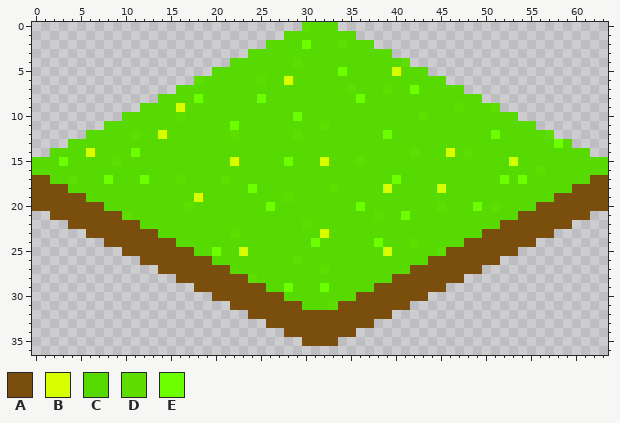
Edited in one commit: pixel-art sprite (Assets/Resources/Tiles/GreenVillage/grassFloor.png). Above is the file before it was changed.
The file is 64x64 pixels. Shown: x 0..63, y 0..36.
Palette (. is transparent): A #7a4e0c  B #d8ff00  C #57da01  D #5ede00  E #6cff00
New version:
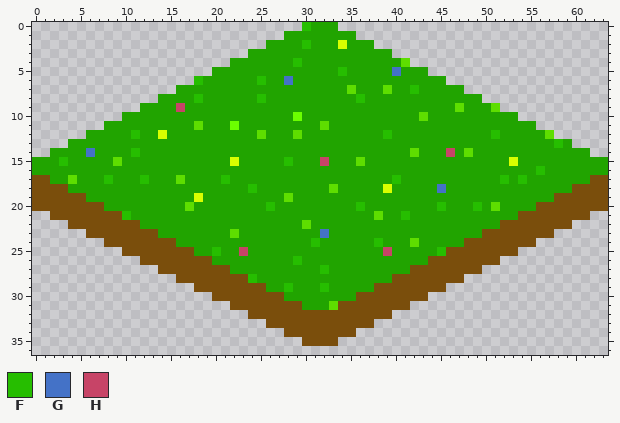
Colours new in this view: F #26be00  G #4472c7  H #c74467
Difference:
{"colour":"C","old":"#57da01","new":"#21a400"}
{"y":0,"x":30,"old":"D","new":"F"}
{"y":2,"x":30,"old":"E","new":"F"}
{"y":2,"x":34,"old":"D","new":"B"}
{"y":4,"x":29,"old":"D","new":"F"}
{"y":5,"x":34,"old":"E","new":"F"}
{"y":5,"x":40,"old":"B","new":"G"}
{"y":6,"x":18,"old":"D","new":"F"}
{"y":6,"x":25,"old":"D","new":"F"}
{"y":6,"x":28,"old":"B","new":"G"}
{"y":7,"x":42,"old":"E","new":"F"}
{"y":8,"x":18,"old":"E","new":"F"}
{"y":8,"x":25,"old":"E","new":"F"}
{"y":8,"x":36,"old":"E","new":"F"}
{"y":9,"x":16,"old":"B","new":"H"}
{"y":10,"x":16,"old":"D","new":"C"}
{"y":11,"x":18,"old":"C","new":"D"}
{"y":12,"x":11,"old":"D","new":"F"}
{"y":12,"x":22,"old":"D","new":"C"}
{"y":12,"x":25,"old":"C","new":"D"}
{"y":12,"x":39,"old":"E","new":"F"}
{"y":12,"x":51,"old":"E","new":"F"}
{"y":13,"x":58,"old":"E","new":"F"}
{"y":14,"x":6,"old":"B","new":"G"}
{"y":14,"x":11,"old":"E","new":"F"}
{"y":14,"x":46,"old":"B","new":"H"}
{"y":15,"x":3,"old":"E","new":"F"}
{"y":15,"x":28,"old":"E","new":"F"}
{"y":15,"x":32,"old":"B","new":"H"}
{"y":16,"x":56,"old":"D","new":"F"}
{"y":17,"x":8,"old":"E","new":"F"}
{"y":17,"x":12,"old":"E","new":"F"}
{"y":17,"x":21,"old":"D","new":"F"}
{"y":17,"x":40,"old":"E","new":"F"}
{"y":17,"x":52,"old":"E","new":"F"}
{"y":17,"x":54,"old":"E","new":"F"}
{"y":18,"x":24,"old":"E","new":"F"}
{"y":18,"x":45,"old":"B","new":"G"}
{"y":20,"x":26,"old":"E","new":"F"}
{"y":20,"x":36,"old":"E","new":"F"}
{"y":20,"x":45,"old":"D","new":"F"}
{"y":20,"x":49,"old":"E","new":"F"}
{"y":21,"x":10,"old":"D","new":"F"}
{"y":21,"x":41,"old":"E","new":"F"}
{"y":23,"x":32,"old":"B","new":"G"}
{"y":24,"x":31,"old":"E","new":"F"}
{"y":24,"x":38,"old":"E","new":"F"}
{"y":25,"x":20,"old":"E","new":"F"}
{"y":25,"x":23,"old":"B","new":"H"}
{"y":25,"x":39,"old":"B","new":"H"}
{"y":25,"x":45,"old":"D","new":"F"}
{"y":26,"x":29,"old":"D","new":"F"}
{"y":27,"x":32,"old":"D","new":"F"}
{"y":28,"x":24,"old":"D","new":"F"}
{"y":29,"x":28,"old":"E","new":"F"}
{"y":29,"x":32,"old":"E","new":"F"}
